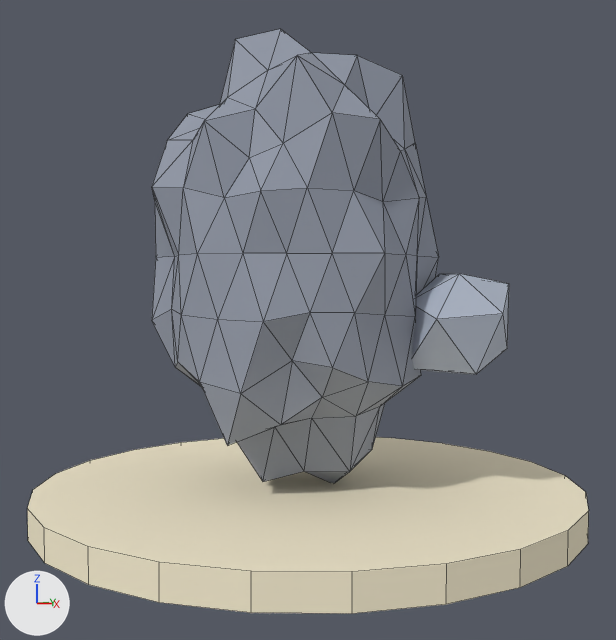
One commit to the Blender file tools/mcp/blender-mcp/15-Recursos/roca_pedernal_lowpoly_media.blend: the scene before it, then after it.
The view is the same before and after, from a 50 mm camera at (4.44, -5.41, 1.7) aimed at (0.11, 0.04, 1.4). The lights are fixed; the arrows at lower left show +X, +Y and +Z. The older version comes first. Mesh edges are drawn as thin lines.

Before the edit, the objects in view are built like this:
```python
me_cylinder = bpy.data.meshes.new('Cylinder')
me_cylinder.from_pydata(...)  # a 24-sided cylinder along z spanning x -2.2..2.2, y -2.2..2.2, z -0.12..0.12
me_cylinder.materials.append(mat_mat_arena_isla)  # pale yellow #f6ecd0
me_sm_roca_m_pedernal = bpy.data.meshes.new('SM_Roca_M_Pedernal')
me_sm_roca_m_pedernal.from_pydata(...)  # 162 vertices, 320 faces; spans x -1.2..1.11, y -1.1..1.18, z -0.96..2.66
me_sm_roca_m_pedernal.materials.append(mat_mat_pedernal)  # grey #959baa
me_sm_roca_m_pedernal_c = bpy.data.meshes.new('SM_Roca_M_Pedernal_C')
me_sm_roca_m_pedernal_c.from_pydata(...)  # 12 vertices, 20 faces; spans x 0.791..1.628, y 0.002..0.961, z -0.017..0.765
me_sm_roca_m_pedernal_c.materials.append(mat_mat_pedernal_c)  # light grey #b3bccb
ob_base_arena = bpy.data.objects.new('Base_Arena', me_cylinder)
ob_base_arena.location = (0.1, 0.05, -0.06)
ob_sm_roca_m_pedernal = bpy.data.objects.new('SM_Roca_M_Pedernal', me_sm_roca_m_pedernal)
ob_sm_roca_m_pedernal.location = (0.0, 0.0, 1.008)
ob_sm_roca_m_pedernal_c = bpy.data.objects.new('SM_Roca_M_Pedernal_C', me_sm_roca_m_pedernal_c)
ob_sm_roca_m_pedernal_c.location = (0.0, 0.0, 1.008)
```
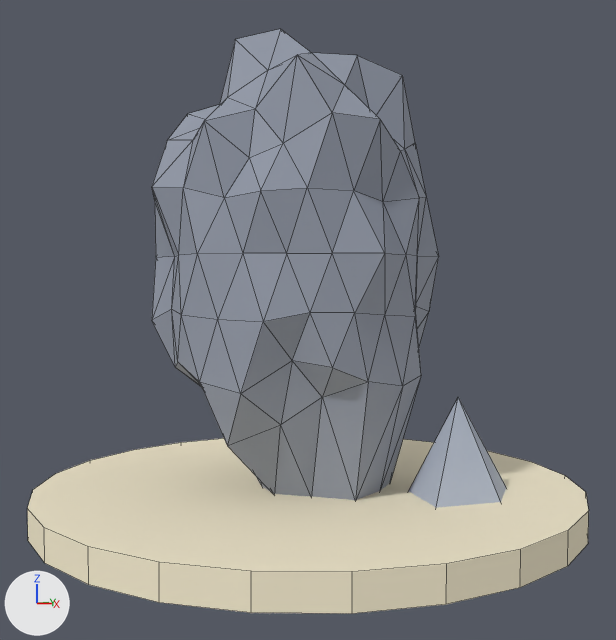
Where the newer file only moved an object's origin or applied its transform, the numbers keep the older frame.

Boxes [x1, y1, x2, y2] around the edits, measured in the pictures (616 x 640 px; the box of a moved part takes in the faces that stretch with it):
'SM_Roca_M_Pedernal', reshaped
    before: [152, 29, 439, 483]
    after: [152, 29, 439, 500]
'SM_Roca_M_Pedernal_C', reshaped, moved (11% taller)
    before: [412, 274, 509, 374]
    after: [409, 397, 506, 508]
part 1 of me_sm_roca_m_pedernal, moved or reshaped
    before: [237, 377, 419, 483]
    after: [227, 376, 421, 500]

The change in detail:
me_sm_roca_m_pedernal has 162 vertices, 320 faces and spans x -1.2..1.11, y -1.1..1.18, z -0.96..2.66.
me_sm_roca_m_pedernal is used by ob_sm_roca_m_pedernal; location (0.0, 0.0, 1.008).
me_sm_roca_m_pedernal part 1: 17 of the vertices in x -0.37..0.73, y -0.41..0.68, z -0.91..-0.14 are scaled about their middle by (1, 1, 0), then moved by (0.0, 0.0, -0.44).
me_sm_roca_m_pedernal_c is used by ob_sm_roca_m_pedernal_c; location (0.0, 0.0, 1.008).
me_sm_roca_m_pedernal_c had 12 vertices, 20 faces and spanned x 0.791..1.628, y 0.002..0.961, z -0.017..0.765.
me_sm_roca_m_pedernal_c now has 12 vertices, 20 faces and spans x 0.791..1.628, y 0.002..0.961, z 0.045..0.825.
Part 2, on me_sm_roca_m_pedernal_c:
Vertex 0 of me_sm_roca_m_pedernal_c moves from (1.129, 0.672, -0.017) to (1.129, 0.672, 0.045).
Vertex 1 of me_sm_roca_m_pedernal_c moves from (1.499, 0.791, 0.179) at pixel (507, 348) to (1.499, 0.791, 0.045).
Vertex 2 of me_sm_roca_m_pedernal_c moves from (1.465, 0.341, 0.01) at pixel (476, 374) to (1.465, 0.341, 0.045).
Vertex 3 of me_sm_roca_m_pedernal_c moves from (0.937, 0.195, 0.032) to (0.937, 0.195, 0.045).
Vertex 4 of me_sm_roca_m_pedernal_c moves from (0.791, 0.644, 0.262) to (0.791, 0.644, 0.045).
Vertex 5 of me_sm_roca_m_pedernal_c moves from (1.107, 0.961, 0.308) to (1.107, 0.961, 0.045).
Vertex 6 of me_sm_roca_m_pedernal_c moves from (1.628, 0.452, 0.462) at pixel (503, 313) to (1.628, 0.452, 0.045).
Vertex 7 of me_sm_roca_m_pedernal_c moves from (1.324, 0.002, 0.43) at pixel (436, 319) to (1.324, 0.002, 0.045).
Vertex 8 of me_sm_roca_m_pedernal_c moves from (0.896, 0.305, 0.545) to (0.896, 0.305, 0.045).
Vertex 9 of me_sm_roca_m_pedernal_c moves from (0.893, 0.792, 0.765) at pixel (439, 273) to (0.893, 0.792, 0.045).
Vertex 10 of me_sm_roca_m_pedernal_c moves from (1.46, 0.902, 0.685) at pixel (509, 283) to (1.46, 0.902, 0.045).
Vertex 11 of me_sm_roca_m_pedernal_c moves from (1.276, 0.42, 0.763) at pixel (459, 273) to (1.276, 0.42, 0.825) at pixel (458, 396).
Object 'SM_Roca_M_Pedernal_C' (ob_sm_roca_m_pedernal_c) moves from (0.0, 0.0, 1.008) to (0.0, 0.0, 0.0).
